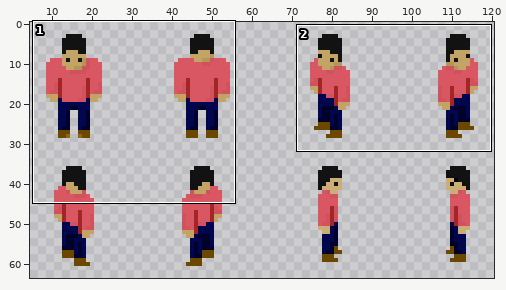
Sprite sheet -- Assets/Sprites/player_idle.png. Above, an overview of the earlier version with the close-up marked.
Close-up. As it was:
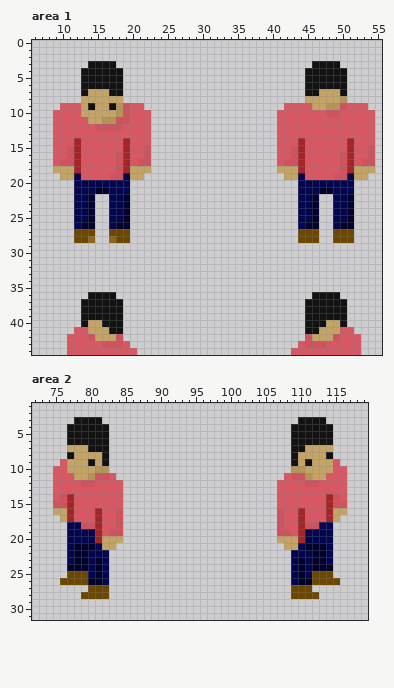
The file is 128x64 pixels. Shown: area 1: x 6..55, y 0..44; area 2: x 72..119, y 1..31. The wide view leaves out empty margins.
After the commit:
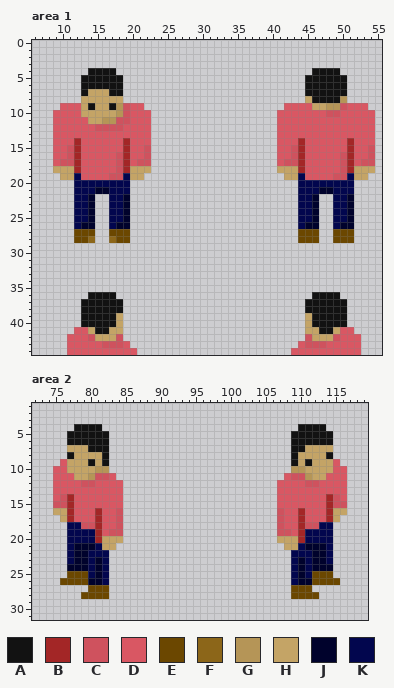
Palette (. is transparent): A #121212  B #a32626  C #cf525e  D #d95763  E #6b4700  F #8c6619  G #b59557  H #c4a466  J #00022c  K #02064e
Commit message: made player animation more consistent
Changes in this commit:
Area 1:
Colour H becomes colour A in row 7 at x 47 to 49; in row 8 at x 46 to 49; in row 40 at x 14 to 15 and 48 to 49; in row 41 at x 15 to 16 and 47 to 48.
Colour A becomes colour H in rows 39 to 40 at x 18 and 45; in row 41 at x 17 to 18 and 45 to 46.
The author cleared colour A in row 3 at x 14 to 17 and 46 to 49; in row 4 at x 13, 18, 45 and 50.
Area 2:
The author cleared colour A in row 3 at x 78 to 81 and 110 to 113; in row 4 at x 77, 82, 109 and 114.
Where, in picture pixels (left, top, right, bottom), the same in both close-ups:
erased: (81, 61, 123, 75)
changed: (305, 61, 347, 103)
changed: (88, 313, 123, 334)
changed: (305, 313, 340, 334)
erased: (67, 417, 109, 431)
erased: (291, 417, 333, 431)
